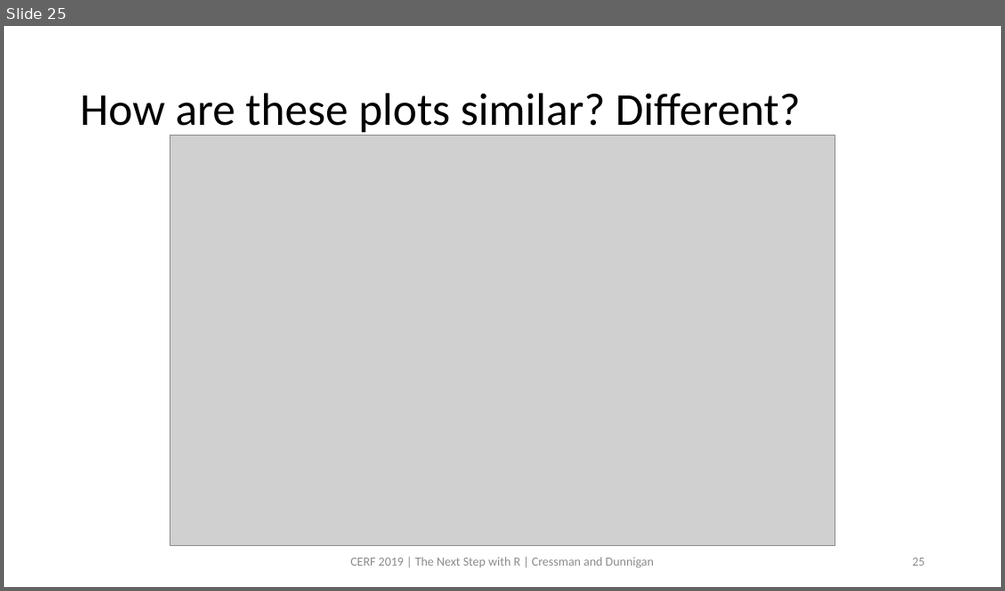
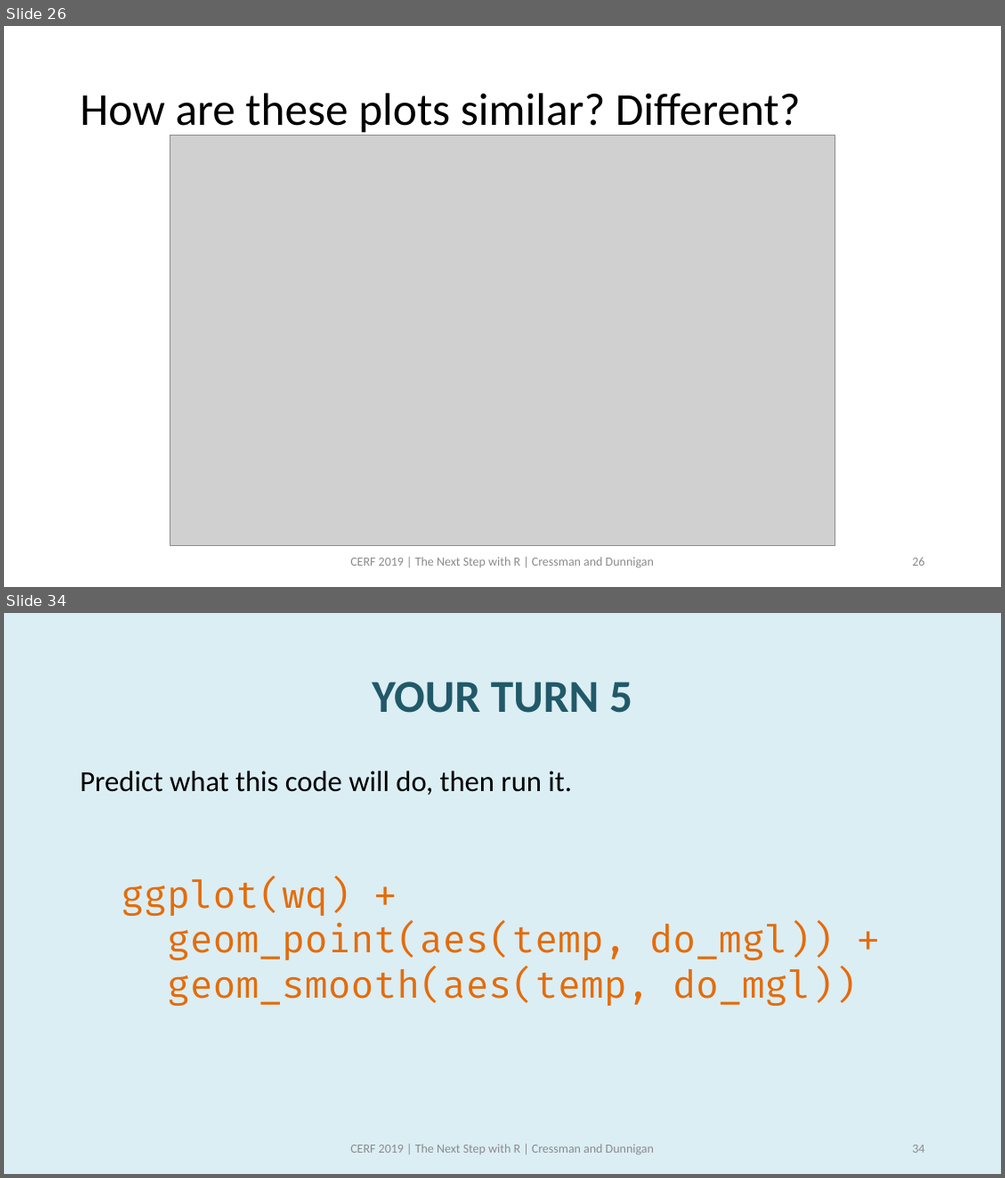
Before and after one commit to swmpkim/2019_CERF, a slide deck: slides/01_Visualize.pptx. Shown one above the other, each under a label of ours: slide 25 before the commit, slides 26 and 34 after it; the slides between them are not shown. The pictures are 1005x591 and 1005x1178 pixels, drawn with LibreOffice and Linux fonts; fonts in the diff are those of the drawing; grey boxes stand for pictures. Boxes give left, top, right and bottom in pixels: in the first picture for what was removed or moved away, otherwise in the second. Text is boxed around its words. In the diff, an @@ line names an element or a change of style, - is before the commit and + after.

```diff
--- a/slides/01_Visualize.pptx
+++ b/slides/01_Visualize.pptx
@@ slide 34 added at (4, 613, 1001, 1174), background #DBEEF4 @@
@@ title added at (372, 682, 632, 713), 44 pt, text #215968, bold @@
+YOUR TURN 5
@@ text added at (80, 771, 572, 795), 28 pt, text #000000 @@
+Predict what this code will do, then run it.
@@ text added at (121, 877, 857, 1005), 36 pt, text #E46C0A @@
+ggplot(wq) +
+geom_point(aes(temp, do_mgl)) +
+geom_smooth(aes(temp, do_mgl))
@@ text added at (350, 1143, 654, 1154), 12 pt, text #8C8C8C @@
+CERF 2019 | The Next Step with R | Cressman and Dunnigan
@@ page number added at (912, 1144, 924, 1152), 12 pt, text #8C8C8C @@
+34
@@ what was slide 25 is now slide 26 @@
```
Also in this commit, not shown: 17 other slides added, 1 other file.
